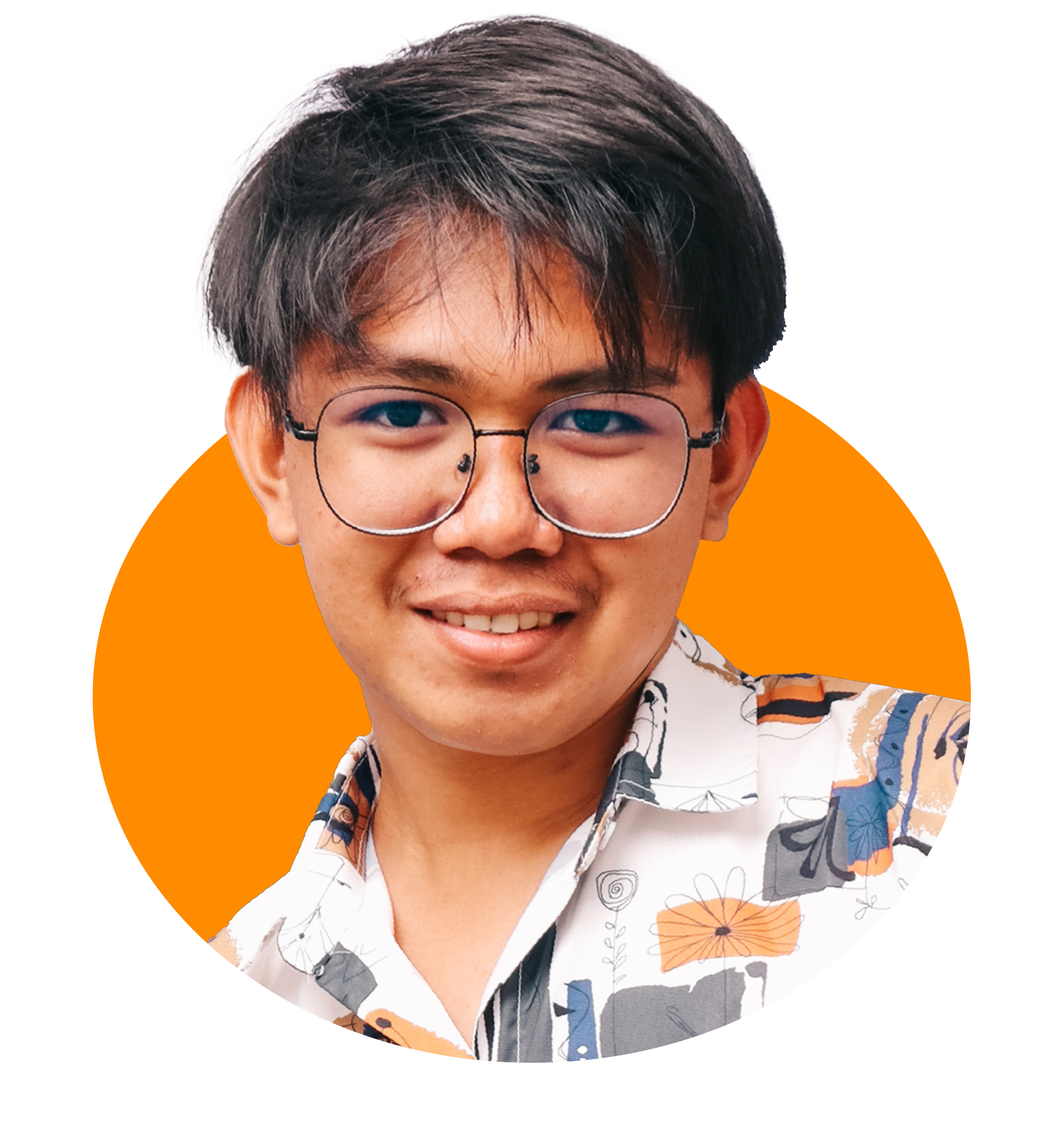
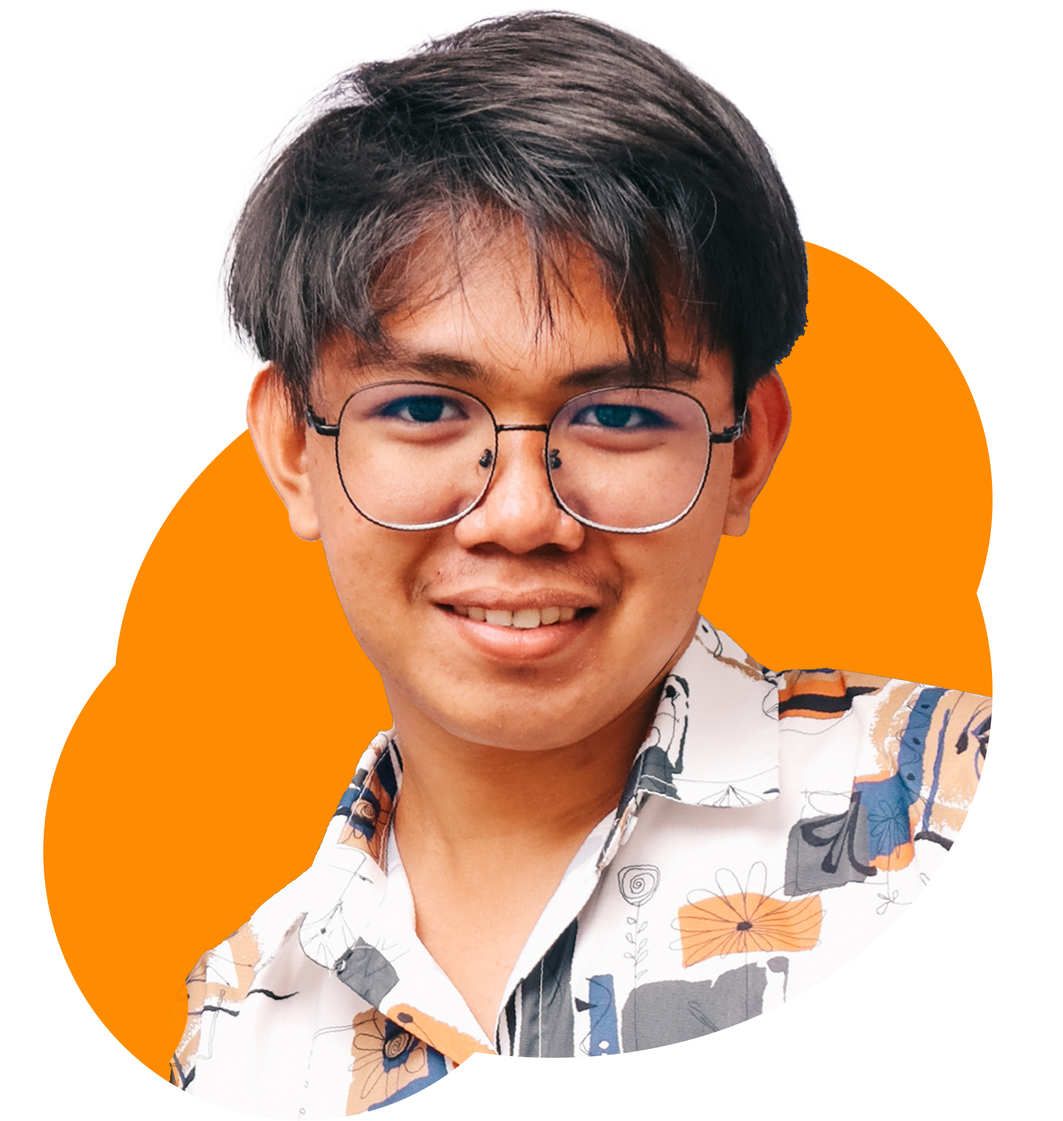
Layers edited between the first and the second (1063, 1121) image:
painted on "Layer 1 copy" over [184,6,938,927]
painted on "Layer 1" over [129,6,993,1121]
added group "Group 1" with 3 layers over [43,230,993,1121]
added layer "Ellipse 1 copy 2" in group "Group 1" over [43,582,562,1121]
added layer "Ellipse 1 copy" in group "Group 1" over [474,230,993,769]
moved "Ellipse 1" into group "Group 1", painted on it over [92,325,993,1063]
